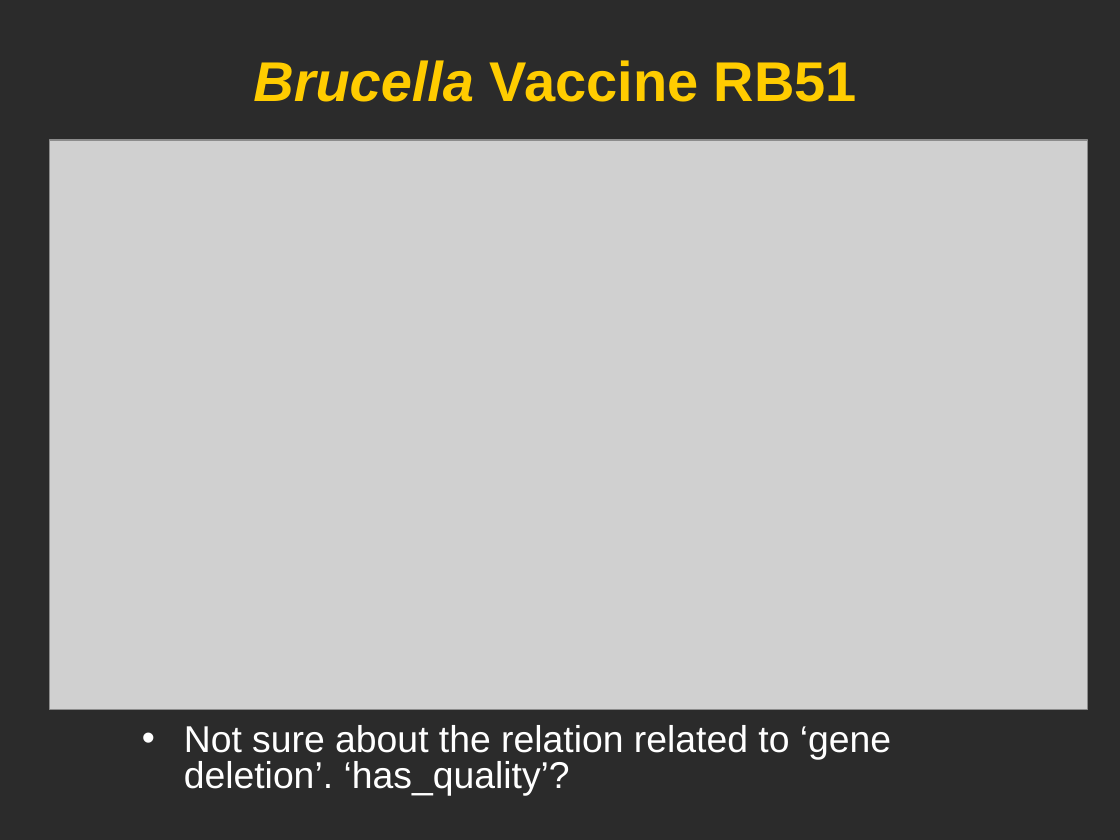
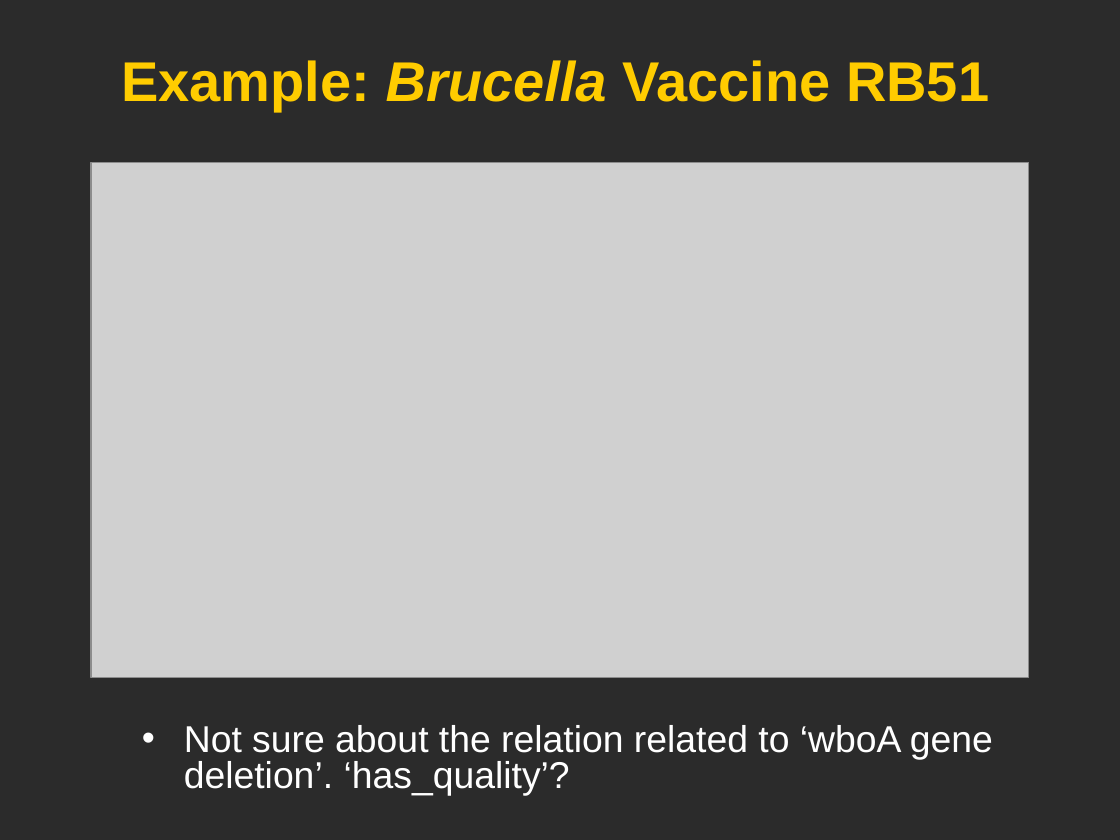
Before and after one commit to obi-ontology/obi-legacy-svn, a slide deck: slide 9 of trunk/docs/developer/use cases/Vaccine_usercase_Vancouver2010.ppt (slide 10 before the commit). Drawn at 1120x840 pixels with LibreOffice and Linux fonts; fonts in the diff are those of the drawing; grey boxes stand for pictures; background and template pictures are left out; a plain dark background stands for a picture behind light text. Boxes give left, top, right and bottom in pixels: in the first picture for what was removed or moved away, otherwise in the second. Text is boxed around its words. In the diff, an @@ line names an element or a change of style, - is before the commit and + after.

```diff
--- a/trunk/docs/developer/use cases/Vaccine_usercase_Vancouver2010.ppt
+++ b/trunk/docs/developer/use cases/Vaccine_usercase_Vancouver2010.ppt
@@ title at (x1=121, y1=60, x2=989, y2=111): text changed @@
-Brucella Vaccine RB51
+Example: Brucella Vaccine RB51
@@ picture resized from (x1=49, y1=140, x2=1088, y2=709) to (x1=91, y1=162, x2=1028, y2=676) @@
@@ text at (x1=184, y1=725, x2=993, y2=796): text changed @@
-• Not sure about the relation related to ‘gene deletion’. ‘has_quality’?
+• Not sure about the relation related to ‘wboA gene deletion’. ‘has_quality’?
```
Also in this commit, not shown: 2 other slides changed, 1 slide removed.
